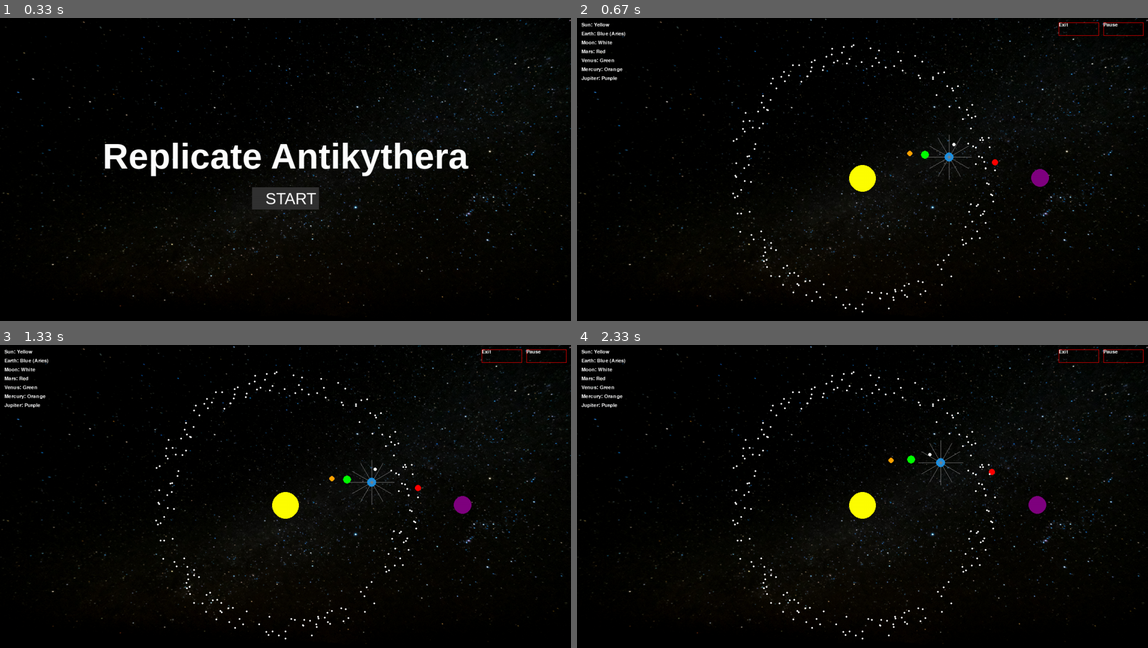
Above: before the commit, frames 1-4 (two rows, left to right).
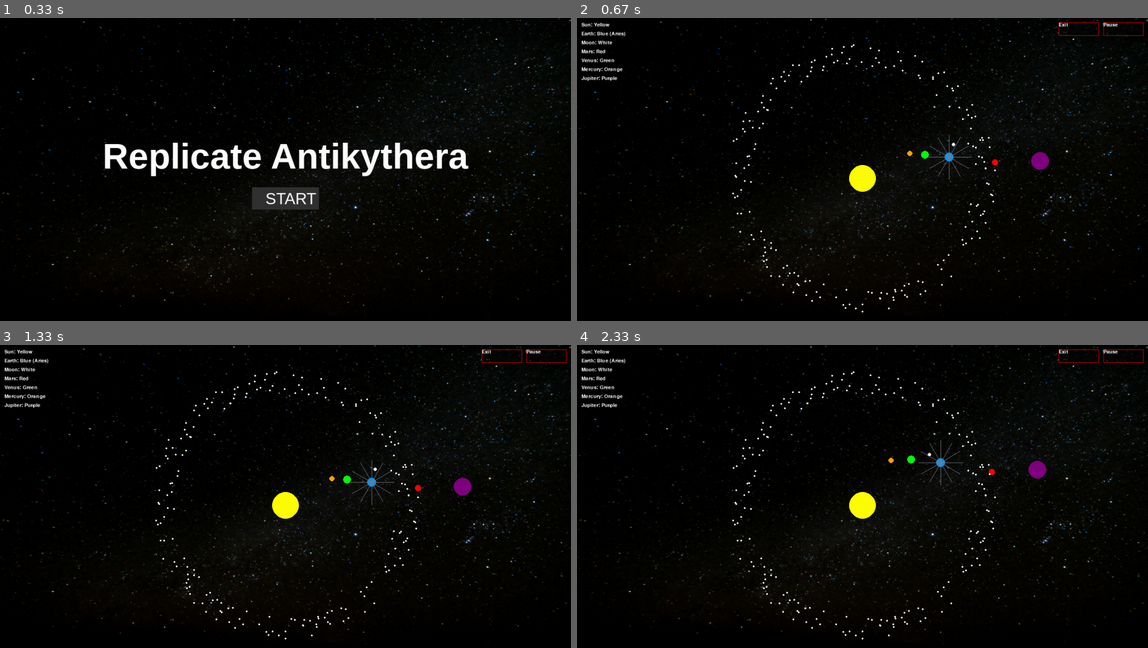
Above: after the commit, the same moments.

Repository: LBassett21/ReplicateAntikythera
Game: pygame game, started from ReplicateAntikythera/ReplicateAntikythera.py
Same seed, same stepped clock (60 frames per second), same inputs: the game is played once before the commit and once after it.
Inputs (mouse positions are in pixels of both pictures, inside the frame that each line leads up to):
- Up to frame 1 (0.33 s): no input
- Up to frame 2 (0.67 s): press the mouse at (862, 196) at 0.37 s; move the mouse to (771, 163) at 0.47 s; release the mouse at (685, 130) at 0.6 s
- Up to frame 3 (1.33 s): press the mouse at (548, 357) at 0.7 s; move the mouse to (359, 372) at 0.8 s; release the mouse at (171, 390) at 0.93 s
- Up to frame 4 (2.33 s): press the mouse at (1125, 357) at 2.03 s; move the mouse to (885, 426) at 2.13 s; release the mouse at (651, 496) at 2.27 s

Frame 1 is identical in both runs. In frame 2, 0.3% of the frame differs, in the area x 63-83%, y 39-56%; in frame 3, 0.3%; in frame 4, 0.3%, in the area x 60-83%, y 34-56%.

Commit message:
Fixed Zoom Scaling issues

Diff:
--- a/ReplicateAntikythera/GUI.py
+++ b/ReplicateAntikythera/GUI.py
@@ -184,7 +184,7 @@
 
         # Draw the title
         title_font = pygame.font.SysFont("Arial", 80, bold=True)
-        title_text = title_font.render("Replicate Antikythera", True, (255, 255, 255))
+        title_text = title_font.render("Replicate Antikythera", True, WHITE)
         title_text_rect = title_text.get_rect(center=(width // 2, height // 2 - 50))
         screen.blit(title_text, title_text_rect)
 
@@ -209,28 +209,28 @@
     # Update planet positions
         scaled_sun_pos = (scaled_center_x + offset_x, scaled_center_y + offset_y)
 
-        earth_x = scaled_sun_pos[0] + math.cos(earth_angle) * earth_distance
-        earth_y = scaled_sun_pos[1] + math.sin(earth_angle) * earth_distance
+        earth_x = scaled_sun_pos[0] + math.cos(earth_angle) * earth_distance // zoom_scale
+        earth_y = scaled_sun_pos[1] + math.sin(earth_angle) * earth_distance // zoom_scale
         earth_angle += earth_speed
 
-        moon_x = earth_x + math.cos(moon_angle) * moon_distance
-        moon_y = earth_y + math.sin(moon_angle) * moon_distance
+        moon_x = earth_x + math.cos(moon_angle) * moon_distance // zoom_scale
+        moon_y = earth_y + math.sin(moon_angle) * moon_distance // zoom_scale
         moon_angle += moon_speed
 
-        mars_x = scaled_sun_pos[0] + math.cos(mars_angle) * mars_distance
-        mars_y = scaled_sun_pos[1] + math.sin(mars_angle) * mars_distance
+        mars_x = scaled_sun_pos[0] + math.cos(mars_angle) * mars_distance // zoom_scale
+        mars_y = scaled_sun_pos[1] + math.sin(mars_angle) * mars_distance // zoom_scale
         mars_angle += mars_speed
 
-        venus_x = scaled_sun_pos[0] + math.cos(venus_angle) * venus_distance
-        venus_y = scaled_sun_pos[1] + math.sin(venus_angle) * venus_distance
+        venus_x = scaled_sun_pos[0] + math.cos(venus_angle) * venus_distance // zoom_scale
+        venus_y = scaled_sun_pos[1] + math.sin(venus_angle) * venus_distance // zoom_scale
         venus_angle += venus_speed
 
-        mercury_x = scaled_sun_pos[0] + math.cos(mercury_angle) * mercury_distance
-        mercury_y = scaled_sun_pos[1] + math.sin(mercury_angle) * mercury_distance
+        mercury_x = scaled_sun_pos[0] + math.cos(mercury_angle) * mercury_distance // zoom_scale
+        mercury_y = scaled_sun_pos[1] + math.sin(mercury_angle) * mercury_distance // zoom_scale
         mercury_angle += mercury_speed
 
-        jupiter_x = scaled_sun_pos[0] + math.cos(jupiter_angle) * jupiter_distance
-        jupiter_y = scaled_sun_pos[1] + math.sin(jupiter_angle)
+        jupiter_x = scaled_sun_pos[0] + math.cos(jupiter_angle) * jupiter_distance // zoom_scale
+        jupiter_y = scaled_sun_pos[1] + math.sin(jupiter_angle) * jupiter_distance // zoom_scale
         jupiter_angle += jupiter_speed
 
     #Draw the rotating lines for the planet
@@ -268,8 +268,8 @@
 
     for asteroid in asteroids:
         asteroid_distance, asteroid_speed, asteroid_angle = asteroid
-        asteroid_x = scaled_sun_pos[0] + math.cos(asteroid_angle) * asteroid_distance
-        asteroid_y = scaled_sun_pos[1] + math.sin(asteroid_angle) * asteroid_distance
+        asteroid_x = scaled_sun_pos[0] + math.cos(asteroid_angle) * asteroid_distance // zoom_scale
+        asteroid_y = scaled_sun_pos[1] + math.sin(asteroid_angle) * asteroid_distance // zoom_scale
         asteroid_angle += asteroid_speed
         asteroid = (asteroid_distance, asteroid_speed, asteroid_angle)
 
